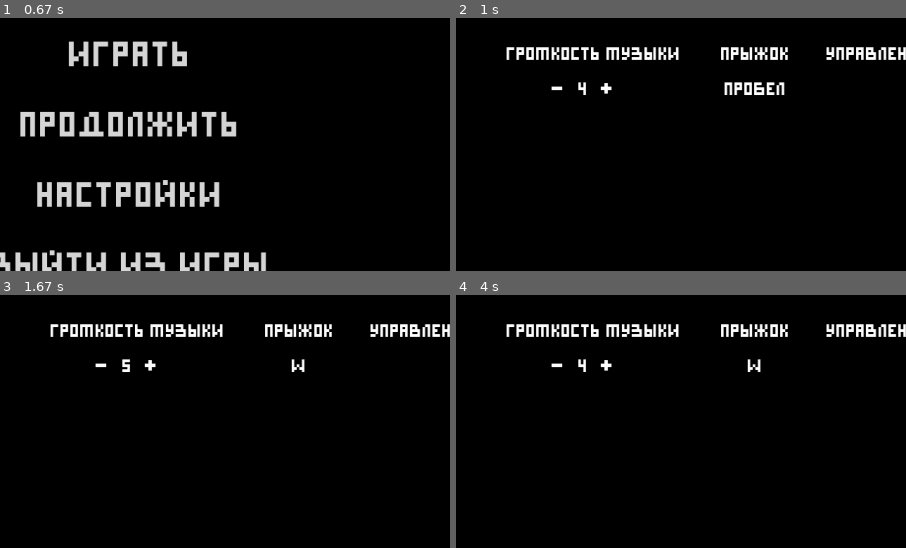
Above: before the commit, frames 1-4 (two rows, left to right).
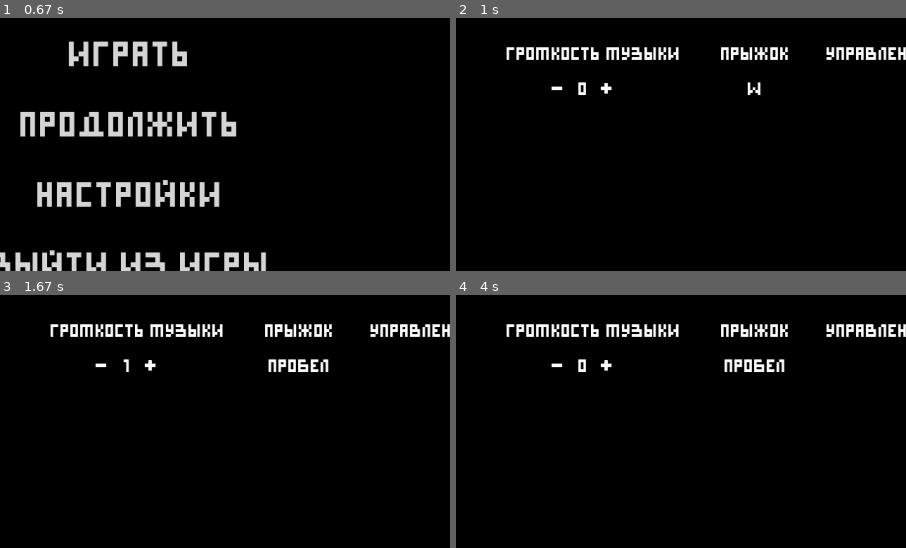
Above: after the commit, the same moments.

Repository: justxale/pygame-cyphered
Game: pygame game, started from main.py
Two runs of this game, one before a commit and one after it. Both use one fixed random seed, a clock stepped at 60 frames per second and the inputs below.
Inputs (mouse positions are % of the whole screen's width and height, from its top left):
- Up to frame 1 (0.67 s): click "Играть" at 0.38 s
- Up to frame 2 (1 s): click "Настройки" at 0.72 s
- Up to frame 3 (1.67 s): click (37, 50) at 1.05 s, where only the run after the commit has a clickable "w"; click "+" at 1.38 s
- Up to frame 4 (4 s): hold Up 2.17-2.63 s; hold Right 2.67-3.13 s; hold Left 3.17-3.7 s; click "-" at 3.78 s
The pictures show only the part of the screen within x 4-54%, y 36-86%; the shares and areas given below are measured in that part.

Frame 1 is identical in both runs. In frame 2, 0.6% of the frame differs, in the area x 27-74%, y 25-31%; in frame 3, 0.6%; in frame 4, 0.6%.

Commit message:
level almost done + bg + sign thing

Diff:
--- a/cyphered/data/dev.py
+++ b/cyphered/data/dev.py
@@ -1,3 +1,3 @@
 VERSION = (0, 0, 1)
 BUILD = 4
-DEBUG = False
+DEBUG = True
--- a/cyphered/objects/base.py
+++ b/cyphered/objects/base.py
@@ -6,6 +6,7 @@
     def __init__(self, *groups):
         super().__init__(*groups)
         self.is_listened = False
+        self.rect = pygame.Rect(0, 0, 1, 1)
 
     def _load_image(self, filename, colorkey=None):
         path = filename
@@ -54,7 +55,6 @@
         self.animation = AnimationController()
 
     def cut_sheet(self, sheet: pygame.Surface, columns, rows, mult=1, x=0, y=0):
-        print(sheet.get_width() // columns, sheet.get_height() // rows)
         self.rect = pygame.Rect(x, y, sheet.get_width() // columns, sheet.get_height() // rows)
         for j in range(rows):
             for i in range(columns):
--- a/cyphered/objects/tiles.py
+++ b/cyphered/objects/tiles.py
@@ -41,3 +41,18 @@
             constants.TILE_SIZE * coords[1] * tileset.multiplier
         )
         tileset.tiles.append(self)
+
+
+class TriggerTile(pygame.sprite.Sprite):
+    def __init__(self, trigger_id, size: tuple[int, int], coords: tuple[int, int], multiplier, *groups):
+        super().__init__(*groups)
+        self.id = trigger_id
+        self.image = pygame.Surface((
+            constants.TILE_SIZE * multiplier * size[0],
+            constants.TILE_SIZE * multiplier * size[1]
+        ))
+        self.image.set_alpha(0)
+        self.rect = self.image.get_rect().move(
+            constants.TILE_SIZE * coords[0] * multiplier,
+            constants.TILE_SIZE * coords[1] * multiplier,
+        )
--- a/cyphered/scenes/play.py
+++ b/cyphered/scenes/play.py
@@ -1,11 +1,12 @@
+import pygame
+
 from .base import BaseScene
 from .subscenes.pause import PauseSubscene
 from ..data import Path, constants, dev
 from ..objects import Player
-import pygame
-
+from ..objects.base import GameObject
 from ..objects.enemies import Crab
-from ..objects.tiles import Tile, Tileset
+from ..objects.tiles import Tile, Tileset, TriggerTile
 from ..services.save import Saver
 from ..services.sound import SoundMixer
 from ..ui.Text_displ import text_displ
@@ -27,8 +28,11 @@
             'left': [],
             'right': []
         }
+        self.triggers = {}
         self.interact_rects = []
 
+        self.bg = GameObject(self.all_sprites)
+        self.bg._load_image(Path.sprite('bg'))
         self.generate_level('level1')
 
         self.player = Player(
@@ -41,6 +45,21 @@
         self.text = ''
 
     def generate_level(self, level_name: str):
+        self.floor_rects.clear()
+        self.wall_rects = {
+            'left': [],
+            'right': []
+        }
+        self.interact_rects.clear()
+
+        self.triggers.clear()
+
+        self.tiles.empty()
+        self.all_sprites.empty()
+
+        self.bg = GameObject(self.all_sprites)
+        self.bg._load_image(Path.sprite('bg'))
+
         level_data = Path.data(level_name, ext='txt')
         with open(level_data, 'r', encoding='utf-8') as f:
             level_data = f.readlines()
@@ -48,7 +67,23 @@
             for x, tile in enumerate(line.split('; ')):
                 if tile == '-':
                     continue
-                i, j, t = tile.split(',')
+                tile_list = tile.split(',')
+                if len(tile_list) == 4:
+                    t, i, h, w = tile_list
+
+                    new_tile = TriggerTile(
+                        int(i), (int(h), int(w)), (x + constants.LEVEL_OFFSET[0], y + constants.LEVEL_OFFSET[1]), 4,
+                        self.all_sprites, self.tiles
+                    )
+
+                    if not self.triggers.get(i, False):
+                        self.triggers[i] = []
+                    self.triggers[i].append(new_tile.rect)
+                    continue
+                elif len(tile_list) == 3:
+                    i, j, t = tile_list
+                else:
+                    continue
                 types = list(map(str.strip, t.split('+')))
                 if 'i' in types:
                     new_tile = Tile(
@@ -103,14 +138,19 @@
                             SoundMixer.unpause_music()
                             self.is_paused = False
                     case pygame.K_e:
-                        print(self.subscene, self.is_paused)
-                        if not self.is_paused:
-                            from .subscenes.signs import SignSubscene
-                            self.open_subscene(SignSubscene(self, 1))
-                            self.is_paused = True
-                        elif self.subscene:
-                            self.subscene.destroy()
-                            self.is_paused = False
+                        interaction_i = self.player.rect.collidelist(self.interact_rects)
+                        if interaction_i != -1:
+                            if not self.is_paused:
+                                from .subscenes.signs import SignSubscene
+                                self.open_subscene(SignSubscene(self, interaction_i))
+                                self.is_paused = True
+                            elif self.subscene:
+                                self.subscene.destroy()
+                                self.is_paused = False
+                    case pygame.K_r:
+                        self.generate_level('level1')
+                    case pygame.K_t:
+                        dev.DEBUG = not dev.DEBUG
             elif event.type == pygame.KEYUP:
                 match event.key:
                     case pygame.K_LEFT | pygame.K_a:
@@ -130,7 +170,10 @@
         self.all_sprites.draw(screen)
         if dev.DEBUG:
             for sprite in self.all_sprites.spritedict.keys():
-                pygame.draw.rect(screen, (0, 255, 0), sprite.rect, 2, 1)
+                if isinstance(sprite, TriggerTile):
+                    pygame.draw.rect(screen, (255, 0, 0), sprite.rect, 2, 1)
+                else:
+                    pygame.draw.rect(screen, (0, 255, 0), sprite.rect, 2, 1)
         if not self.is_paused:
             self.all_sprites.update()
 
--- a/cyphered/scenes/subscenes/signs.py
+++ b/cyphered/scenes/subscenes/signs.py
@@ -13,6 +13,11 @@
 
 """
 
+TEXTS = {
+    0: FIRST_TEXT,
+    1: SECOND_TEXT
+}
+
 
 class SignSubscene(BaseSubscene):
     def __init__(self, parent_scene, sign_number):
@@ -25,4 +30,4 @@
         s.set_alpha(128)
         s.fill((0, 0, 0))
         screen.blit(s, (0, 0))
-        multiple_text_discpl(screen, FIRST_TEXT, (100, 100), font_size=24)
+        multiple_text_discpl(screen, TEXTS[self.i], (100, 100), font_size=24)
--- /dev/null
+++ b/gamedata/saves/save1.json
@@ -0,0 +1 @@
+{"objects": [{"oid": "player", "x": 1100, "y": 763938}, {"oid": "crab", "x": 525, "y": 200}]}
--- a/gamedata/settings.json
+++ b/gamedata/settings.json
@@ -1 +1 @@
-{"music_volume": 0.4, "sound_volume": 1.0, "jump_key": "space", "move_keys": "arrows"}
+{"music_volume": 0.0, "sound_volume": 1.0, "jump_key": "w", "move_keys": "arrows"}
--- a/resources/data/level1.txt
+++ b/resources/data/level1.txt
@@ -1,18 +1,23 @@
-7,8,v; 7,8,v; 7,8,v; 7,8,v; 7,8,v; 7,8,v; 10,9,lw; 12,4,v; 14,2,v; 13,4,v; 12,4,v; 12,4,v; 14,4,v; 12,4,v; 13,4,v; 13,2,v; 14,4,v; 12,4,v; 12,4,v; 13,2,v; 12,4,v; 14,4,v; 12,4,v
-7,8,v; 7,8,v; 7,8,v; 7,8,v; 7,8,v; 7,8,v; 10,7,lw; 12,4,v; 14,4,v; 13,4,v; 12,4,v; 12,4,v; 14,4,v; 12,2,v; 13,4,v; 13,4,v; 14,4,v; 12,4,v; 12,4,v; 13,4,v; 12,2,v; 14,4,v; 12,4,v
-7,8,v; 7,8,v; 7,8,v; 7,8,v; 7,8,v; 7,8,v; 10,8,lw; 12,5,v; 14,5,v; 13,5,v; 12,5,v; 12,5,v; 14,5,v; 12,5,v; 13,5,v; 13,5,v; 14,5,v; 12,5,v; 12,5,v; 13,5,v; 12,5,v; 14,5,v; 12,5,v
-7,8,v; 7,8,v; 7,8,v; 7,8,v; 7,8,v; 7,8,v; 10,9,lw
-7,8,v; 7,8,v; 7,8,v; 7,8,v; 7,8,v; 7,8,v; 10,7,lw
-7,10,v; 8,10,v; 7,10,v; 9,10,v; 8,10,v; 7,10,v; 10,10,lw
-7,8,v; 7,8,v; 10,9,lw
-7,8,v; 7,8,v; 10,7,lw
-7,8,v; 7,8,v; 10,8,lw
-7,8,v; 7,8,v; 10,9,lw
-7,8,v; 7,8,v; 10,7,lw
-7,8,v; 7,8,v; 10,8,lw
-8,6,f; 7,6,f; 8,6,f; 10,6,lw
+7,8,v; 7,8,v; 7,8,v; 7,8,v; 7,8,v; 7,8,v; 10,9,lw; -; -; -; -; -; -; 11,2,v; 13,4,v; 13,2,v; 14,4,v; 12,4,v; 12,4,v; 13,2,v; 12,4,v; 14,4,v; 12,4,v; 11,2,v; 12,3,v; 12,3,v; 12,3,v; 12,3,v; 12,3,v; 12,3,v; 12,3,v; 12,3,v; 12,3,v; 12,3,v
+7,8,v; 7,8,v; 7,8,v; 7,8,v; 7,8,v; 7,8,v; 10,7,lw; -; -; -; -; -; -; 11,4,v; 13,4,v; 13,4,v; 14,4,v; 12,4,v; 12,4,v; 13,4,v; 12,2,v; 14,4,v; 12,4,v; 11,4,v; 12,3,v; 12,3,v; 12,3,v; 12,3,v; 12,3,v; 12,3,v; 12,3,v; 12,3,v; 12,3,v; 12,3,v
+7,8,v; 7,8,v; 7,8,v; 7,8,v; 7,8,v; 7,8,v; 10,8,lw; -; -; -; -; -; -; 11,5,v; 13,5,v; 13,5,v; 14,5,v; 12,5,v; 12,5,v; 13,5,v; 12,5,v; 14,5,v; 12,5,v; 11,3,v; 12,3,v; 12,3,v; 12,3,v; 12,3,v; 12,3,v; 12,3,v; 12,3,v; 12,3,v; 12,3,v; 12,3,v
+7,8,v; 7,8,v; 7,8,v; 7,8,v; 7,8,v; 7,8,v; 10,9,lw; -; -; -; -; -; -; -; -; -; -; -; -; -; -; -; -; 11,2,v; 12,3,v; 12,3,v; 12,3,v; 12,3,v; 12,3,v; 12,3,v; 12,3,v; 12,3,v; 12,3,v; 12,3,v
+7,8,v; 7,8,v; 7,8,v; 7,8,v; 7,8,v; 7,8,v; 10,7,lw; -; -; -; -; -; -; -; -; -; -; -; -; -; -; -; -; 11,5,v; 12,5,v; 13,5,v; 12,5,v; 14,5,v; 12,5,v; 13,5,v; 12,5,v; 13,5,v; 12,5,v; 14,5,v
+7,10,v; 8,10,v; 7,10,v; 9,10,v; 8,10,v; 7,10,v; 10,10,lw; -; -; -; -; -; -; -; -; -; -; -; -; -; -; -; -; -; -; -; 6,7,rw; 7,8,v; 7,8,v; 7,8,v; 7,8,v; 7,8,v; 7,8,v; 7,8,v
+7,8,v; 7,8,v; 10,9,lw; -; -; -; -; -; -; -; -; -; -; -; -; -; -; -; -; -; -; -; -; -; -; -; 6,7,rw;  7,8,v; 7,8,v; 7,8,v; 7,8,v; 7,8,v; 7,8,v; 7,8,v
+7,8,v; 7,8,v; 10,7,lw; -; -; -; -; -; -; -; -; -; -; -; -; -; -; -; -; -; -; -; -; -; -; -; 6,8,rw;  7,8,v; 7,8,v; 7,8,v; 7,8,v; 7,8,v; 7,8,v; 7,8,v
+7,8,v; 7,8,v; 10,8,lw; -; -; -; -; -; -; -; -; -; -; -; -; -; -; -; -; -; -; -; -; -; -; -; 6,7,rw;  7,8,v; 7,8,v; 7,8,v; 7,8,v; 7,8,v; 7,8,v; 7,8,v
+7,8,v; 7,8,v; 10,9,lw; -; -; -; -; -; -; -; -; -; -; -; -; -; -; -; -; -; -; -; -; -; -; -; 6,9,rw;  7,8,v; 7,8,v; 7,8,v; 7,8,v; 7,8,v; 7,8,v; 7,8,v
+7,8,v; 7,8,v; 10,7,lw; -; -; -; -; -; -; -; -; -; -; -; -; -; -; -; -; -; -; -; -; -; -; -; 6,7,rw;  7,8,v; 7,8,v; 7,8,v; 7,8,v; 7,8,v; 7,8,v; 7,8,v
+7,8,v; 7,8,v; 10,8,lw; -; -; -; -; -; -; -; -; -; -; -; -; -; -; -; -; -; -; -; -; -; -; -; 6,10,rw; 8,10,rw; 7,10,rw; 9,10,rw; 9,10,rw; 7,10,rw; 9,10,rw; 8,10,rw
+8,6,f; 7,6,f; 8,6,f; 10,6,lw; -; -; -; -; -; -; -; -; -; -; -; -; -; -; -; -; -; -; -; -; -; -; -; -; -; h,1,5,4
 7,8,v; 7,8,v; 7,8,v; 10,9,lw
 7,8,v; 7,8,v; 7,8,v; 10,7,lw
 7,8,v; 7,8,v; 7,8,v; 10,8,lw; -; -; -; -; -; -; -; 3,3,i
-7,8,f; 8,8,f; 9,8,f; 7,8,f; 9,6,f; 8,6,f; 7,6,f; 8,1,f; 7,1,f; 8,1,f; 9,1,f; 7,1,f; 9,1,f; 8,6,f; 7,6,f; 8,6,f; 7,6,f; 8,6,f; 9,6,f; 7,6,f; 9,6,f; 8,6,f; 7,6,f; 8,6,f; 7,6,f; 8,6,f; 9,6,f; 7,6,f; 9,6,f; 8,6,f; 7,6,f; 8,6,f
-7,8,f; 8,7,f; 9,8,f; 7,8,f; 9,8,f; 8,7,f; 7,8,f; 8,8,f; 7,8,f; 8,8,f; 9,8,f; 7,8,f; 9,8,f; 8,8,f; 7,8,f; 7,8,f; 8,7,f; 8,7,f; 9,8,f; 7,8,f; 9,8,f; 8,7,f; 7,8,f; 8,7,f; 7,8,f; 8,7,f; 9,8,f; 7,8,f; 9,8,f; 8,7,f; 7,8,f; 8,8,f
+7,8,f; 8,8,f; 9,8,f; 7,8,f; 9,6,f; 8,6,f; 7,6,f; 8,1,f; 7,1,f; 8,1,f; 9,1,f; 7,1,f; 9,1,f; 8,6,f; 7,6,f; 8,6,f; 7,6,f; 8,6,f; 9,6,f; 7,6,f; 9,6,f; 8,6,f; 7,6,f; 8,6,f; 7,6,f; 8,6,f; 9,6,f; 7,6,f; 9,6,f; 8,6,f; 7,6,f; 8,6,f; 9,6,f; 8,6,f;
+7,8,f; 8,7,f; 9,8,f; 7,8,f; 9,8,f; 8,7,f; 7,8,f; 8,8,f; 7,8,f; 8,8,f; 9,8,f; 7,8,f; 9,8,f; 8,8,f; 7,8,f; 7,8,f; 8,7,f; 8,7,f; 9,8,f; 7,8,f; 9,8,f; 8,7,f; 7,8,f; 8,7,f; 7,8,f; 8,7,f; 9,8,f; 7,8,f; 9,8,f; 8,7,f; 7,8,f; 8,8,f; 7,8,f; 7,8,f;
+7,8,f; 7,8,f; 7,8,f; 7,8,f; 7,8,f; 7,8,f; 7,8,f; 7,8,f; 7,8,f; 7,8,f; 7,8,f; 7,8,f; 7,8,f; 7,8,f; 7,8,f; 7,8,f; 7,8,f; 7,8,f; 7,8,f; 7,8,f; 7,8,f; 7,8,f; 7,8,f; 7,8,f; 7,8,f; 7,8,f; 7,8,f; 7,8,f; 7,8,f; 7,8,f; 7,8,f; 7,8,f; 7,8,f; 7,8,f;
+7,8,f; 7,8,f; 7,8,f; 7,8,f; 7,8,f; 7,8,f; 7,8,f; 7,8,f; 7,8,f; 7,8,f; 7,8,f; 7,8,f; 7,8,f; 7,8,f; 7,8,f; 7,8,f; 7,8,f; 7,8,f; 7,8,f; 7,8,f; 7,8,f; 7,8,f; 7,8,f; 7,8,f; 7,8,f; 7,8,f; 7,8,f; 7,8,f; 7,8,f; 7,8,f; 7,8,f; 7,8,f; 7,8,f; 7,8,f;
+7,8,f; 7,8,f; 7,8,f; 7,8,f; 7,8,f; 7,8,f; 7,8,f; 7,8,f; 7,8,f; 7,8,f; 7,8,f; 7,8,f; 7,8,f; 7,8,f; 7,8,f; 7,8,f; 7,8,f; 7,8,f; 7,8,f; 7,8,f; 7,8,f; 7,8,f; 7,8,f; 7,8,f; 7,8,f; 7,8,f; 7,8,f; 7,8,f; 7,8,f; 7,8,f; 7,8,f; 7,8,f; 7,8,f; 7,8,f;
+7,8,f; 7,8,f; 7,8,f; 7,8,f; 7,8,f; 7,8,f; 7,8,f; 7,8,f; 7,8,f; 7,8,f; 7,8,f; 7,8,f; 7,8,f; 7,8,f; 7,8,f; 7,8,f; 7,8,f; 7,8,f; 7,8,f; 7,8,f; 7,8,f; 7,8,f; 7,8,f; 7,8,f; 7,8,f; 7,8,f; 7,8,f; 7,8,f; 7,8,f; 7,8,f; 7,8,f; 7,8,f; 7,8,f; 7,8,f;
+7,8,f; 7,8,f; 7,8,f; 7,8,f; 7,8,f; 7,8,f; 7,8,f; 7,8,f; 7,8,f; 7,8,f; 7,8,f; 7,8,f; 7,8,f; 7,8,f; 7,8,f; 7,8,f; 7,8,f; 7,8,f; 7,8,f; 7,8,f; 7,8,f; 7,8,f; 7,8,f; 7,8,f; 7,8,f; 7,8,f; 7,8,f; 7,8,f; 7,8,f; 7,8,f; 7,8,f; 7,8,f; 7,8,f; 7,8,f;
Binary file added: resources/sprites/bg.png
Not shown, added: resources/sprites/new_idle.psd
Not shown, added: resources/sprites/new_walk.psd
